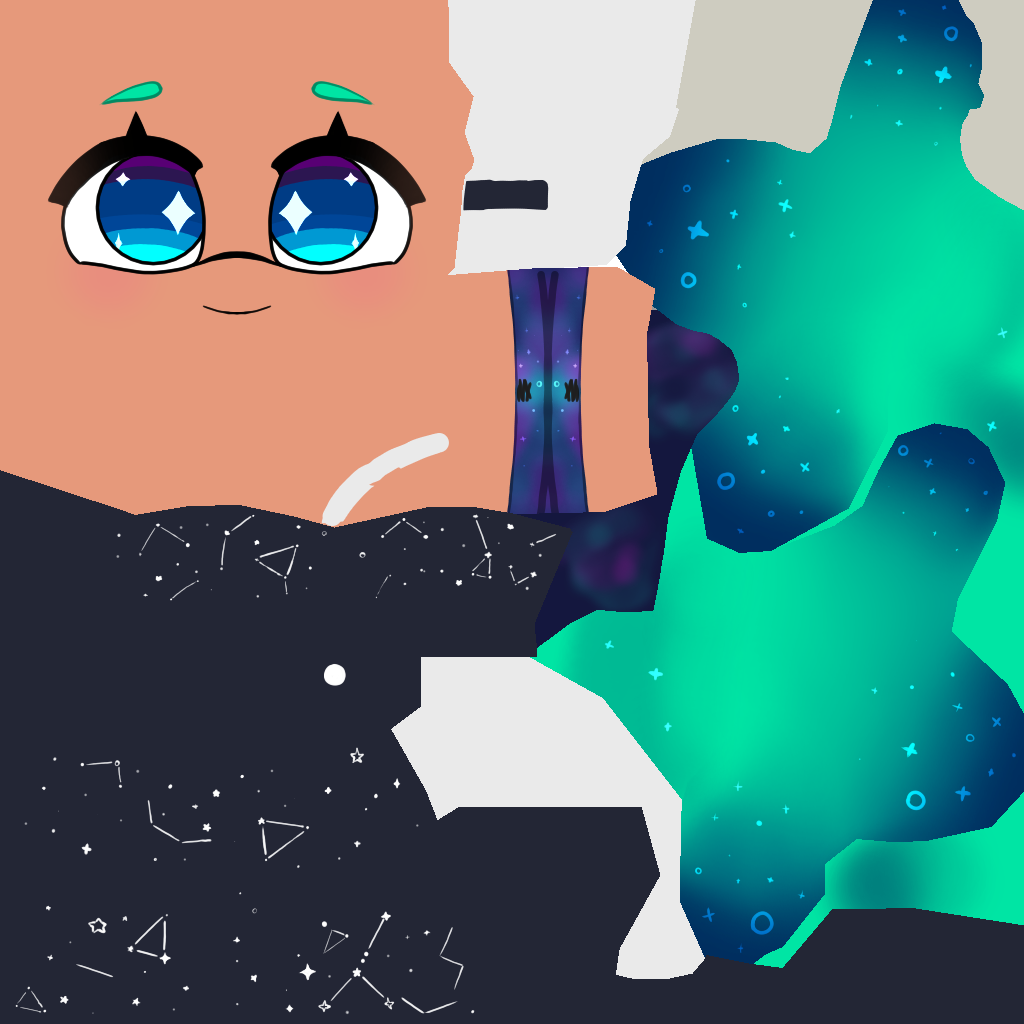
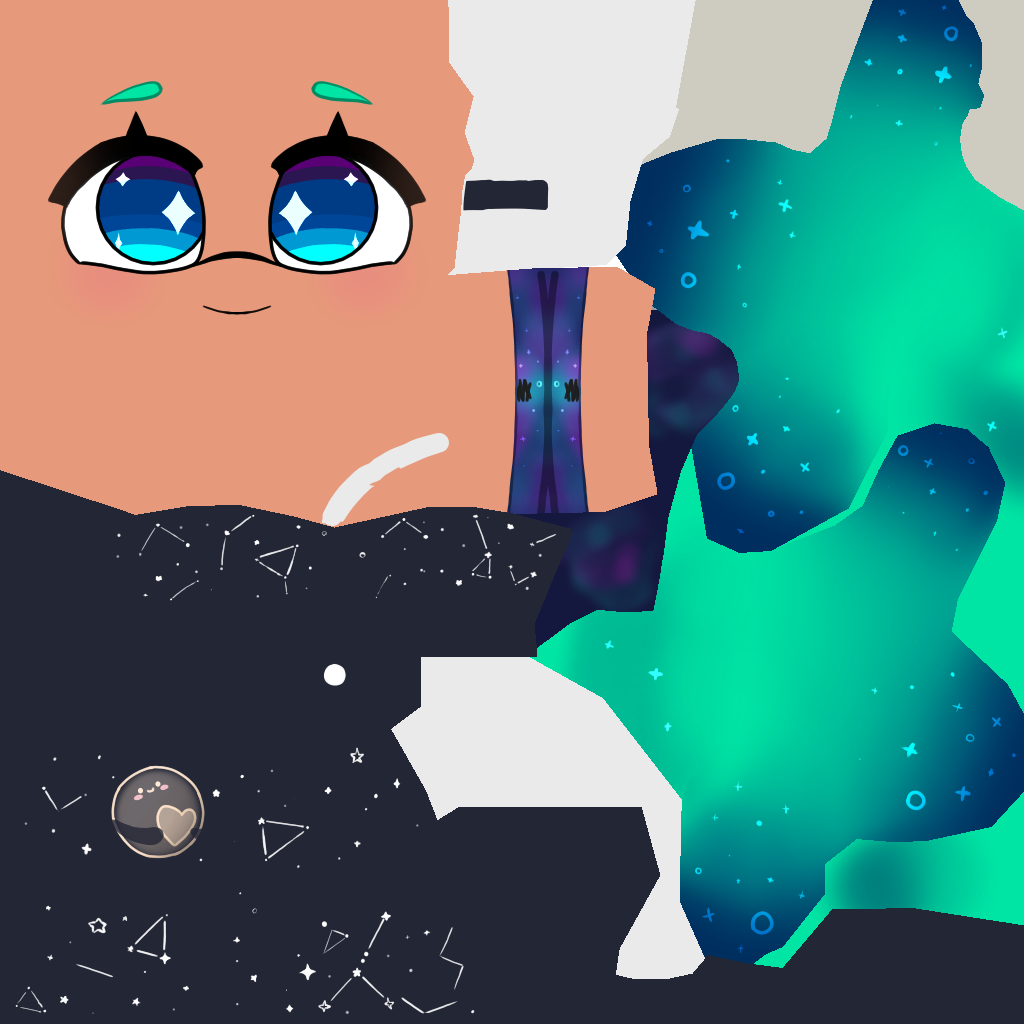
Two versions of the same layered image (1024px x 1024px). Layer-by-layer changes:
added group "Group 55" with 3 layers in group "Group 19" over left=44, top=755, right=212, bottom=862
added layer "Paint Layer 58" in group "Group 55" over left=44, top=755, right=212, bottom=862
added layer "Paint Layer 56" (erase) in group "Group 55" over left=64, top=755, right=212, bottom=862
added layer "Paint Layer 20" (1st of 3, in "Group 19" › "Group 55") in group "Group 55" over left=44, top=755, right=212, bottom=862
added group "Group 48" with 11 layers in group "Group 19" over left=45, top=755, right=212, bottom=862
added layer "Paint Layer 59" (other, 36%) in group "Group 48" over left=64, top=755, right=212, bottom=862
added layer "Paint Layer 60" in group "Group 48" over left=128, top=768, right=192, bottom=832
added layer "Paint Layer 57" in group "Group 48" over left=128, top=768, right=192, bottom=832
added layer "Paint Layer 50" (erase, 80%) in group "Group 48" over left=64, top=768, right=212, bottom=862
added group "Group 54" with 2 layers in group "Group 48" over left=64, top=755, right=212, bottom=862
added layer "Paint Layer 52" (35%) in group "Group 54" over left=64, top=755, right=212, bottom=862
added layer "Paint Layer 53" (49%) in group "Group 54" over left=128, top=768, right=212, bottom=862
added layer "Paint Layer 20" (2nd of 3, in "Group 19" › "Group 48") in group "Group 48" over left=45, top=755, right=212, bottom=862
painted on "Paint Layer 20" (3rd of 3, in "Group 19") over left=44, top=755, right=212, bottom=862
painted on "Paint Layer 1" over left=44, top=755, right=212, bottom=862
painted on "Paint Layer 6" over left=44, top=755, right=212, bottom=862
